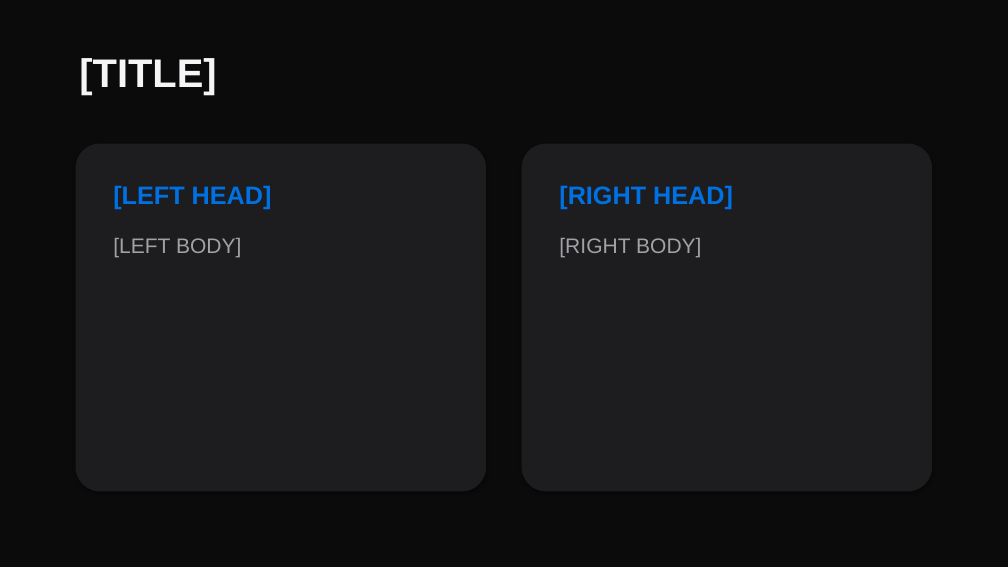
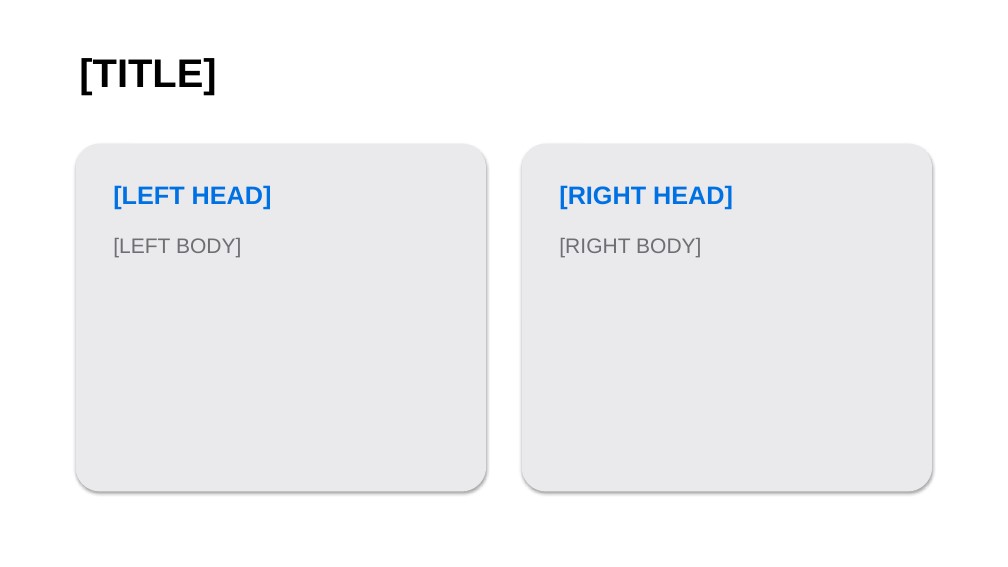
Before and after one commit to shaiky25/klu_big_data, a slide deck: slide 5 of skills/bda-weekly-deliverables/assets/session-template-apple-style.pptx. Drawn at 1008x567 pixels with LibreOffice and Linux fonts; fonts in the diff are those of the drawing. Boxes give left, top, right and bottom in pixels: in the first picture for what was removed or moved away, otherwise in the second. Text is boxed around its words. In the diff, an @@ line names an element or a change of style, - is before the commit and + after.

```diff
--- a/skills/bda-weekly-deliverables/assets/session-template-apple-style.pptx
+++ b/skills/bda-weekly-deliverables/assets/session-template-apple-style.pptx
@@ background #0B0B0C to #FFFFFF @@
@@ text "[TITLE]" at (x1=79, y1=58, x2=216, y2=95): text colour #F5F5F7 to #000000 @@
@@ rounded rectangle at (x1=76, y1=144, x2=486, y2=492): fill #1D1D1F to #EAEAED @@
@@ rounded rectangle at (x1=522, y1=144, x2=932, y2=492): fill #1D1D1F to #EAEAED @@
@@ text at (x1=113, y1=238, x2=241, y2=258): text colour #A1A1A6 to #6E6E73 in "[LEFT BODY]" @@
@@ text at (x1=559, y1=238, x2=701, y2=258): text colour #A1A1A6 to #6E6E73 in "[RIGHT BODY]" @@
```
Also in this commit, not shown: 11 other slides changed, 6 other files.
